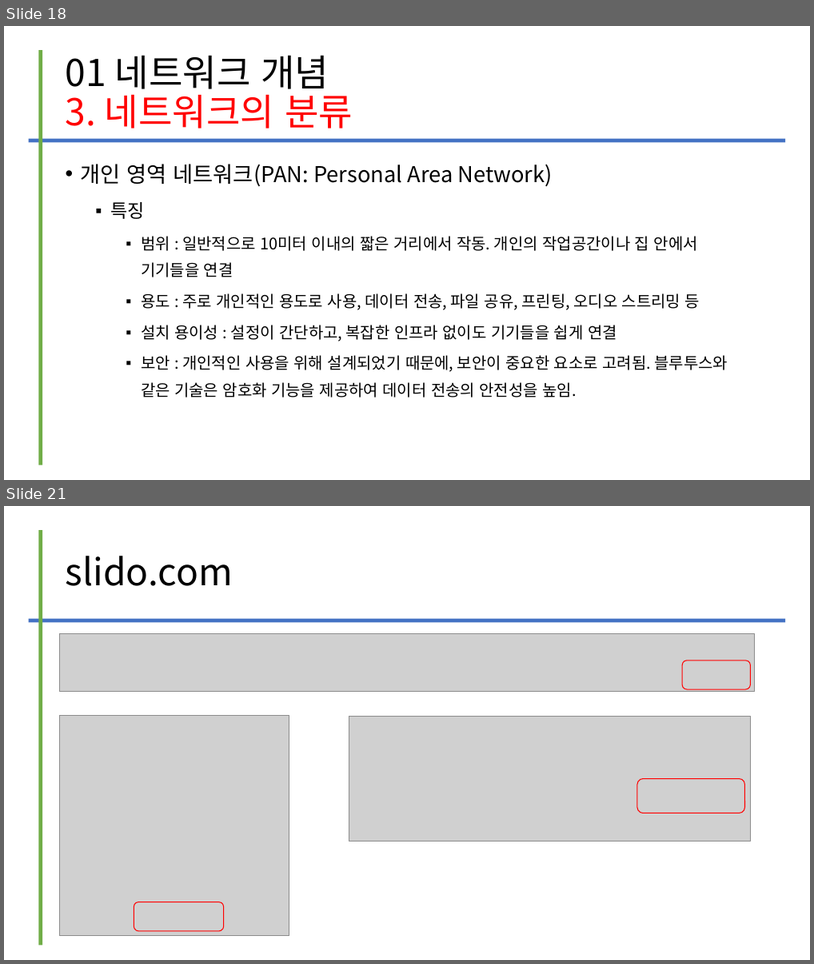
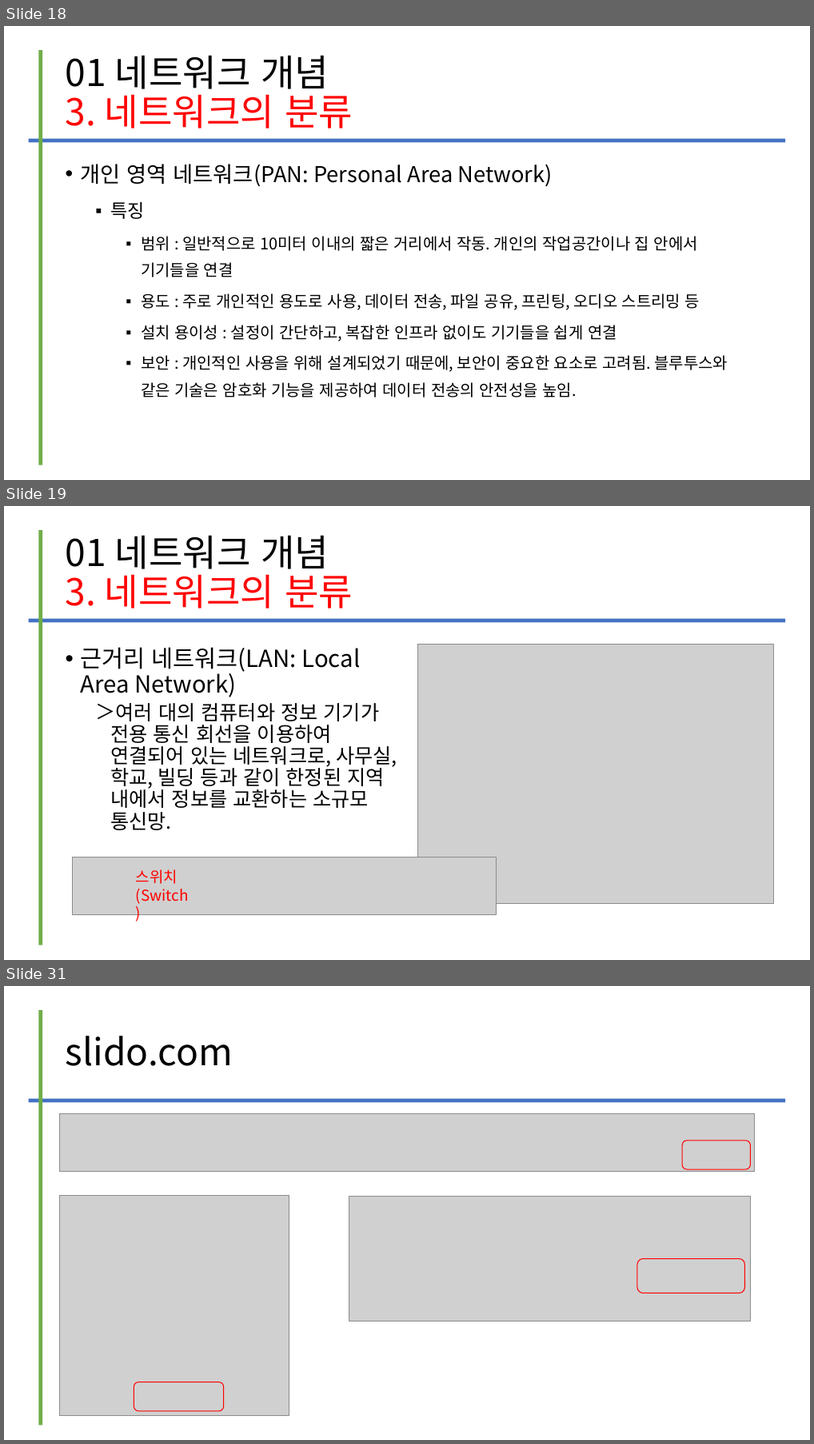
Before and after one commit to kig2929kig/2025-1-network, a slide deck: 컴퓨터 네트워크 - I. 네트워크의 이해.ppt. Shown one above the other, each under a label of ours: slides 18 and 21 before the commit, slides 18, 19 and 31 after it; the slides between them are not shown. The pictures are 814x964 and 814x1444 pixels, drawn with LibreOffice and Linux fonts; fonts in the diff are those of the drawing; grey boxes stand for pictures. Boxes give left, top, right and bottom in pixels: in the first picture for what was removed or moved away, otherwise in the second. Text is boxed around its words. In the diff, an @@ line names an element or a change of style, - is before the commit and + after.

```diff
--- a/컴퓨터 네트워크 - I. 네트워크의 이해.ppt
+++ b/컴퓨터 네트워크 - I. 네트워크의 이해.ppt
@@ slide 19 added at bbox=[4, 506, 810, 960], background #FFFFFF @@
@@ line added from (41, 530) to (41, 945), #70AD47 4.51 pt @@
@@ title added at bbox=[66, 535, 353, 608], 44 pt, text #FF0000 @@
+01 네트워크 개념
+3. 네트워크의 분류
@@ line added from (28, 620) to (786, 620), #4472C4 4.51 pt @@
@@ text added at bbox=[81, 647, 398, 830], 24 pt, text #000000 @@
+• 근거리 네트워크(LAN: Local Area Network)
+  ＞ 여러 대의 컴퓨터와 정보 기기가 전용 통신 회선을 이용하여 연결되어 있는 네트워크로, 사무실, 학교, 빌딩 등과 같이 한정된 지역 내에서 정보를 교환하는 소규모 통신망.
@@ picture added at bbox=[418, 644, 774, 903] @@
@@ picture added at bbox=[72, 856, 496, 915] @@
@@ text added at bbox=[136, 869, 189, 904], 18 pt, text #FF0000 @@
+스위치
+(Switch)
@@ what was slide 21 is now slide 31 @@
```
Also in this commit, not shown: 12 other slides added, 3 slides removed.
